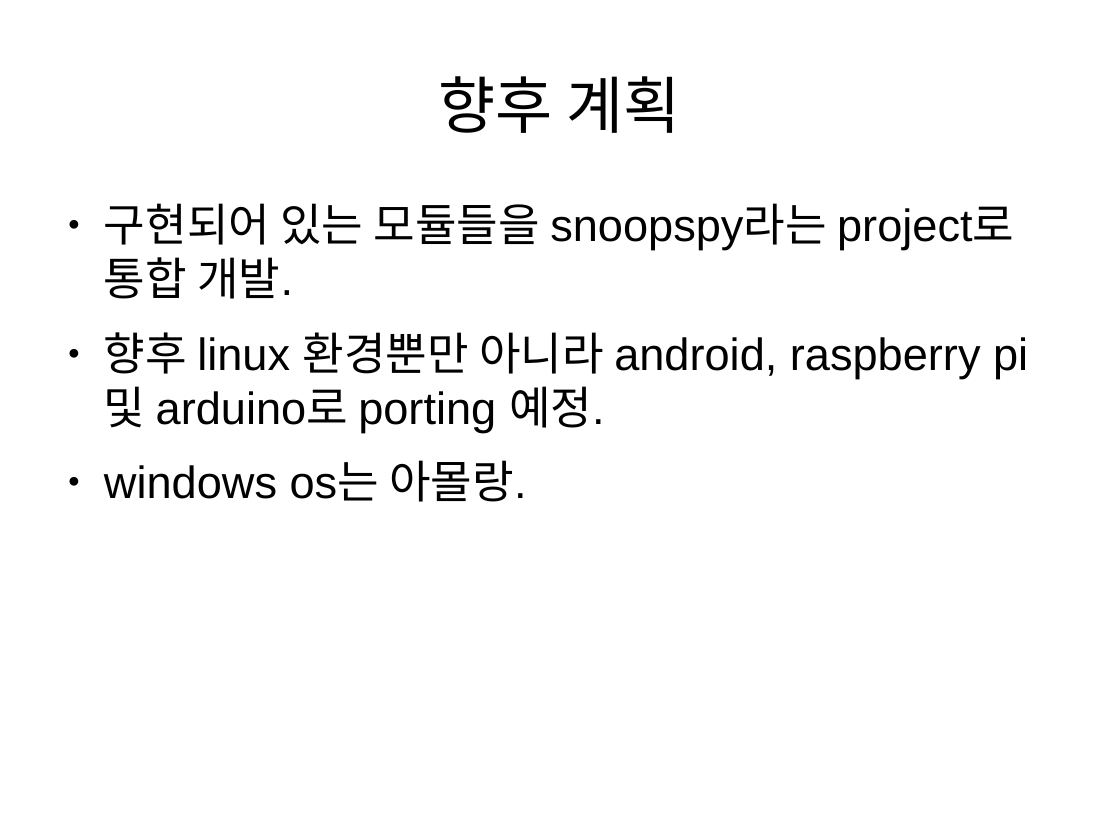
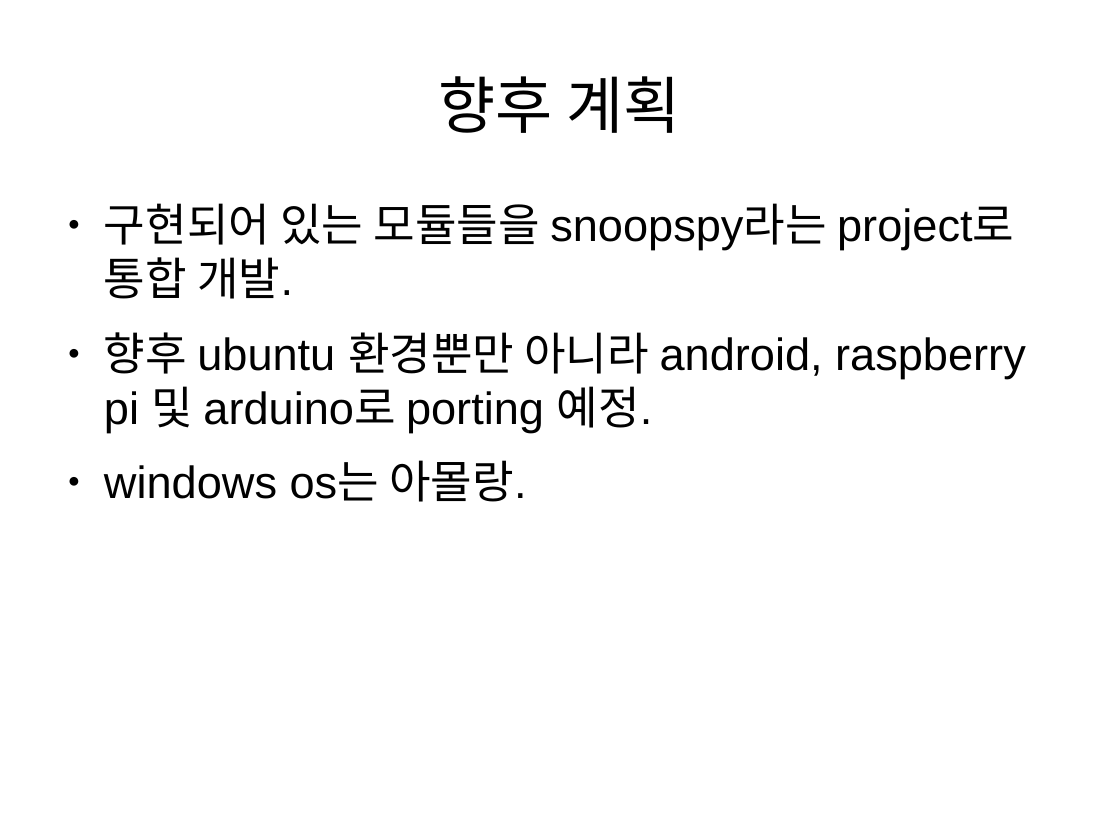
Before and after one commit to sececter/doc, a slide deck: slide 16 of poc2015_wpa_based_packet_decrypt(ko).odp. Drawn at 1120x840 pixels with LibreOffice and Linux fonts; fonts in the diff are those of the drawing. Boxes give left, top, right and bottom in pixels: in the first picture for what was removed or moved away, otherwise in the second. Text is boxed around its words. In the diff, an @@ line names an element or a change of style, - is before the commit and + after.

```diff
--- a/poc2015_wpa_based_packet_decrypt(ko).odp
+++ b/poc2015_wpa_based_packet_decrypt(ko).odp
@@ text at (104,332,1026,432): text changed @@
-● 향후 linux 환경뿐만 아니라 android, raspberry pi 및 arduino로 porting 예정.
+● 향후 ubuntu 환경뿐만 아니라 android, raspberry pi 및 arduino로 porting 예정.
```
Also in this commit, not shown: 5 other slides changed, 1 other file.
